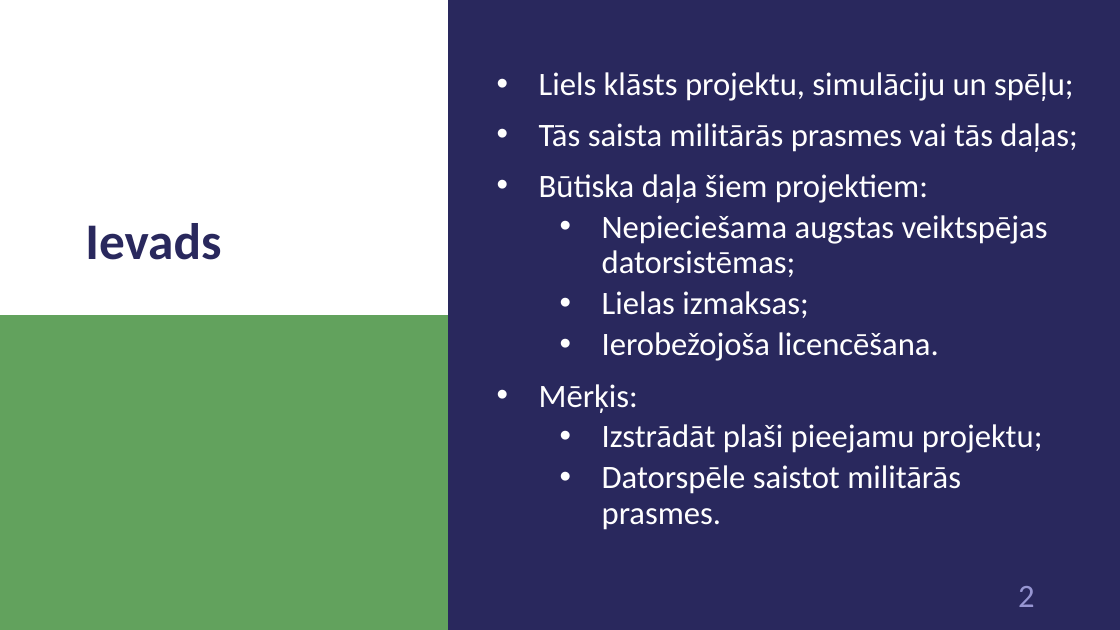
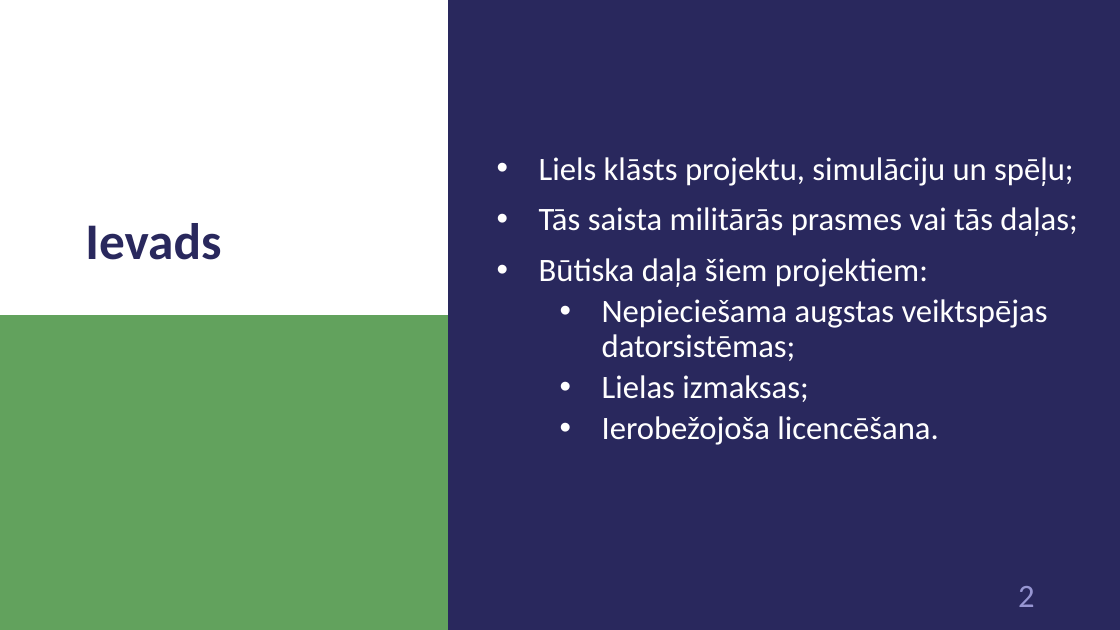
Before and after one commit to 1ivyatan/drumstalotajs, a slide deck: slide 2 of Documentation/Prezentācija.pptx. Drawn at 1120x630 pixels with LibreOffice and Linux fonts; fonts in the diff are those of the drawing. Boxes give left, top, right and bottom in pixels: in the first picture for what was removed or moved away, otherwise in the second. Text is boxed around its words. In the diff, an @@ line names an element or a change of style, - is before the commit and + after.

```diff
--- a/Documentation/Prezentācija.pptx
+++ b/Documentation/Prezentācija.pptx
@@ text at [539,384,1043,530]: paragraphs removed @@
-• Mērķis:
-  • Izstrādāt plaši pieejamu projektu;
-  • Datorspēle saistot militārās prasmes.
```
Also in this commit, not shown: 1 other slide changed, 19 slides added.
